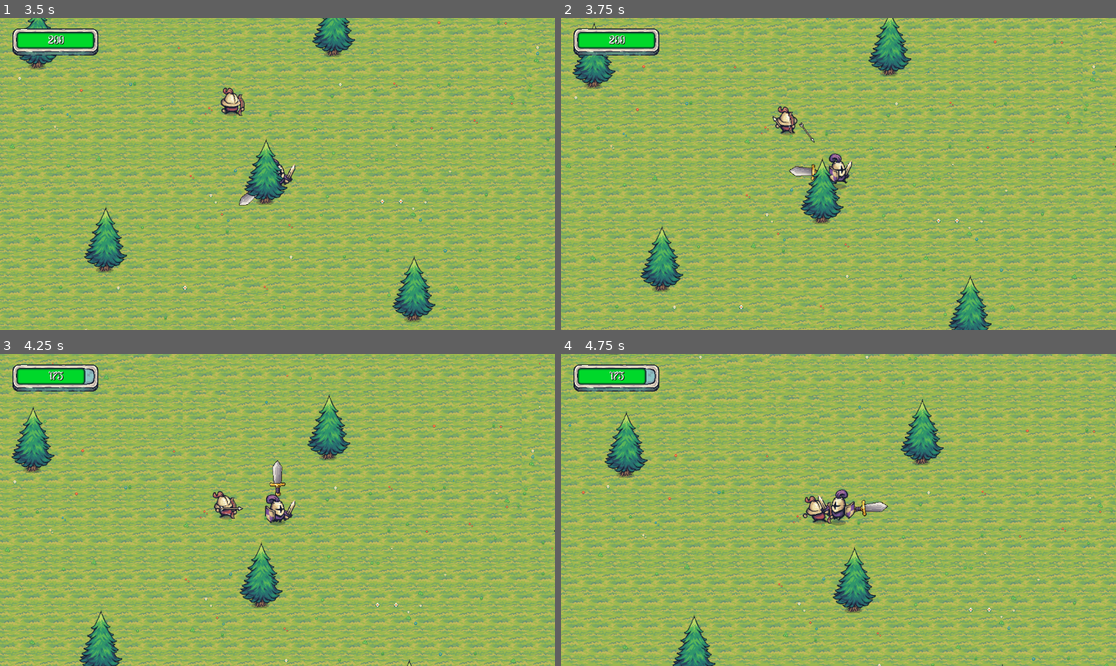
Above: before the commit, frames 1-4 (two rows, left to right).
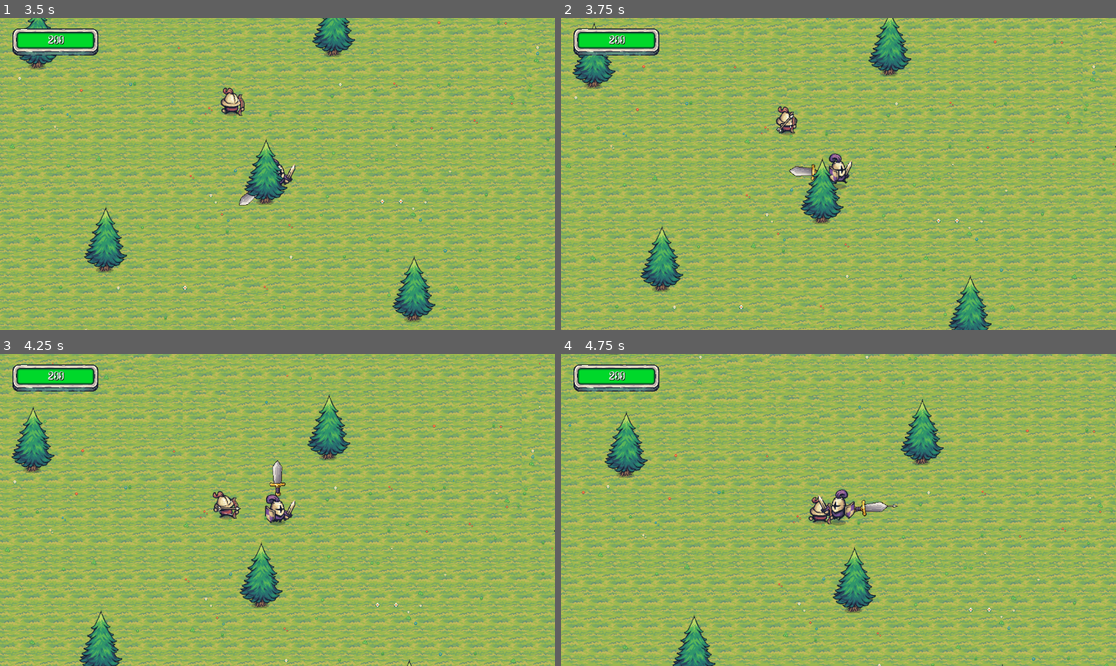
Above: after the commit, the same moments.

Repository: dev-abraao/gathery-survivor
Game: Godot game, scene res://Scenes/Menu/main_menu.tscn
Same seed, same stepped clock (60 frames per second), same inputs: the game is played once before the commit and once after it. Sound files missing from this copy of the repository are replaced by a short silence.
Inputs:
- Up to frame 1 (3.5 s): click "Play" at 0.5 s; hold Right (ui_right) 1.28-2.03 s; hold Down (ui_down) 2.03-2.78 s; hold Right (ui_right) from 2.78 s (still down)
- Up to frame 2 (3.75 s): release Right (ui_right) at 3.53 s; hold Up (ui_up) from 3.53 s (still down)
- Up to frame 3 (4.25 s): keep holding Up (ui_up)
- Up to frame 4 (4.75 s): release Up (ui_up) at 4.28 s; hold Left (ui_left) from 4.28 s (still down)

Frame 1 is identical in both runs. In frame 2, 0.2% of the frame differs, in the area x 38-46%, y 30-41%; in frame 3, 0.3%; in frame 4, 0.4%, in the area x 8-61%, y 4-55%.

Commit message:
archer attack sync with animation

Diff:
--- a/Scenes/Enemies/Archer/Archer.tscn
+++ b/Scenes/Enemies/Archer/Archer.tscn
@@ -111,14 +111,6 @@
 [sub_resource type="AtlasTexture" id="AtlasTexture_6ado5"]
 atlas = ExtResource("2_vdg1n")
 region = Rect2(960, 768, 192, 192)
-
-[sub_resource type="AtlasTexture" id="AtlasTexture_2bpry"]
-atlas = ExtResource("2_vdg1n")
-region = Rect2(1152, 768, 192, 192)
-
-[sub_resource type="AtlasTexture" id="AtlasTexture_1q8dv"]
-atlas = ExtResource("2_vdg1n")
-region = Rect2(1344, 768, 192, 192)
 
 [sub_resource type="SpriteFrames" id="SpriteFrames_te77c"]
 animations = [{
@@ -193,31 +185,25 @@
 "speed": 10.0
 }, {
 "frames": [{
-"duration": 2.0,
+"duration": 1.2,
 "texture": SubResource("AtlasTexture_2n3br")
 }, {
-"duration": 2.0,
+"duration": 1.2,
 "texture": SubResource("AtlasTexture_0dx76")
 }, {
-"duration": 2.0,
+"duration": 1.2,
 "texture": SubResource("AtlasTexture_avaet")
 }, {
-"duration": 2.0,
+"duration": 1.2,
 "texture": SubResource("AtlasTexture_mrm3r")
 }, {
-"duration": 2.0,
+"duration": 1.2,
 "texture": SubResource("AtlasTexture_0qcgx")
 }, {
-"duration": 1.0,
+"duration": 1.2,
 "texture": SubResource("AtlasTexture_6ado5")
-}, {
-"duration": 2.0,
-"texture": SubResource("AtlasTexture_2bpry")
-}, {
-"duration": 2.0,
-"texture": SubResource("AtlasTexture_1q8dv")
 }],
-"loop": true,
+"loop": false,
 "name": &"shoot",
 "speed": 10.0
 }]
--- a/Scenes/Enemies/Archer/archer.gd
+++ b/Scenes/Enemies/Archer/archer.gd
@@ -16,6 +16,8 @@
 func _ready():
 	add_to_group("enemies")
 	current_health = max_health
+
+	animated_sprite.animation_finished.connect(_on_animated_sprite_2d_animation_finished)
 
 	var damage_sound_path = "res://Audio/SFX/HitPlayer.mp3"
 	var damage_audio = load(damage_sound_path)
@@ -55,7 +57,13 @@
 
 	animated_sprite.play("shoot")
 
-	call_deferred("spawn_arrow")
+func _on_animated_sprite_2d_animation_finished() -> void:
+	if animated_sprite.animation == "shoot":
+		spawn_arrow()
+		is_attacking = false
+		animated_sprite.play("idle")
+		print("Arqueiro atirou uma flecha!")
+
 
 func spawn_arrow():
 	if is_dead or not player:
@@ -66,7 +74,6 @@
 	var direction_to_player = (player.global_position - global_position).normalized()
 	arrow.set_direction(direction_to_player)
 	get_parent().add_child(arrow)
-	is_attacking = false
 
 func take_damage(amount: int):
 	if is_dead:
Not shown: 1 places in Scenes/Enemies/Archer/Archer.tscn that only renumber resources
